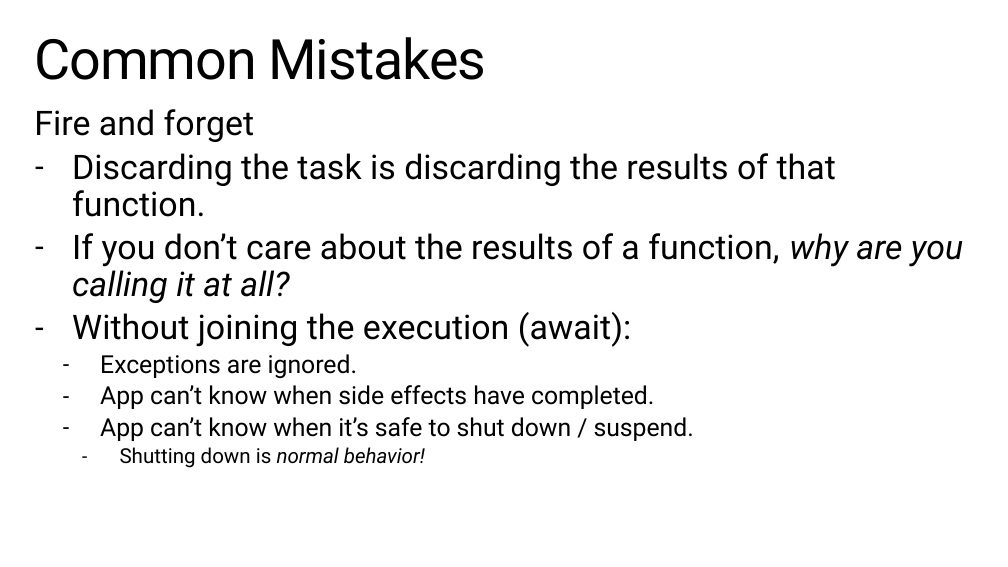
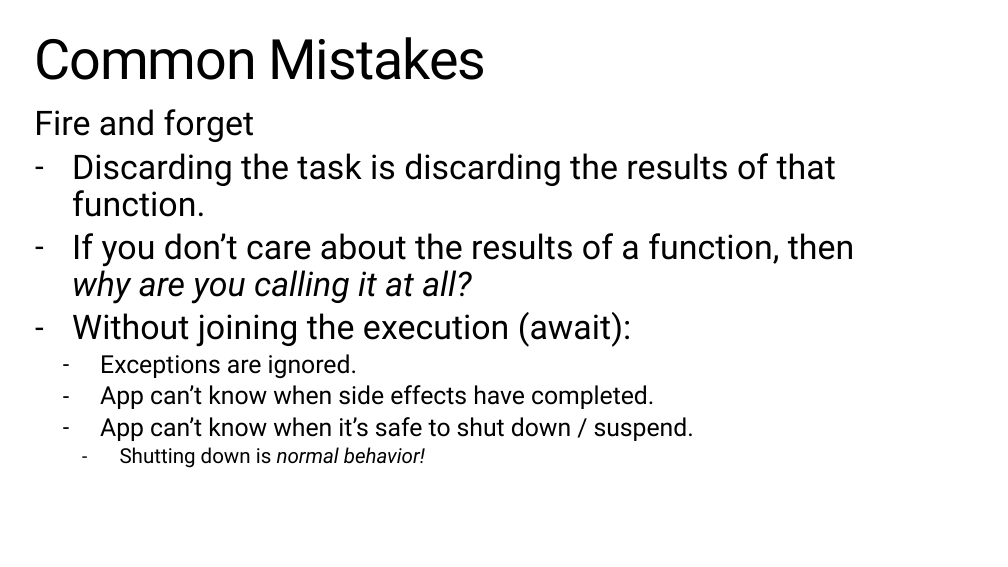
Before and after one commit to StephenCleary/Presentations, a slide deck: slide 25 of Async Pitfalls/Async Pitfalls.pptx. Drawn at 1008x567 pixels with LibreOffice and Linux fonts; fonts in the diff are those of the drawing; background and template pictures are left out. Boxes give left, top, right and bottom in pixels: in the first picture for what was removed or moved away, otherwise in the second. Text is boxed around its words. In the diff, an @@ line names an element or a change of style, - is before the commit and + after.

```diff
--- a/Async Pitfalls/Async Pitfalls.pptx
+++ b/Async Pitfalls/Async Pitfalls.pptx
@@ text at bbox=[72, 233, 855, 304]: text changed @@
-– If you don’t care about the results of a function, why are you calling it at all?
+– If you don’t care about the results of a function, then
+  why are you calling it at all?
```
Also in this commit, not shown: 13 other slides changed, 1 other file.
